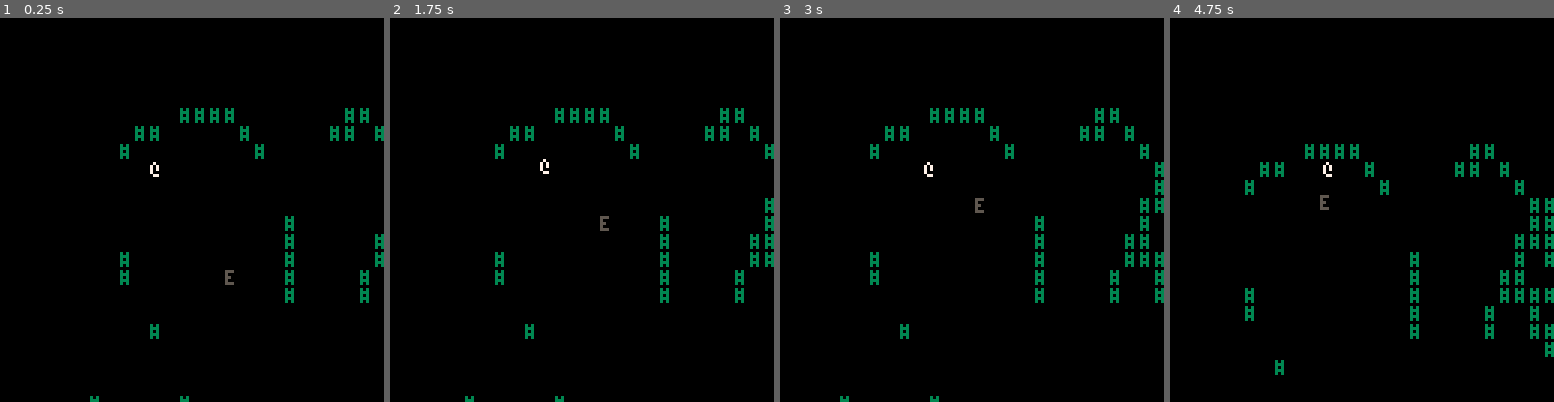
Above: before the commit, frames 1-4 (left to right).
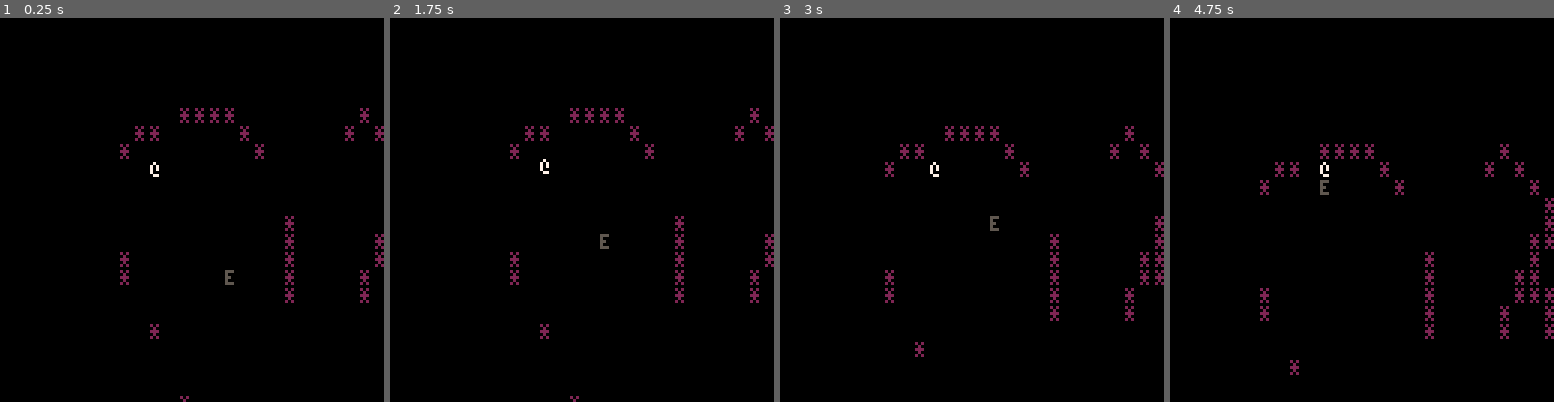
Above: after the commit, the same moments.

Repository: arnodick/castle
Game: PICO-8 cartridge castle.p8
Two runs of this game, one before a commit and one after it. Both use one fixed random seed, a clock stepped at 60 frames per second and the inputs below.
Inputs:
- Up to frame 1 (0.25 s): no input
- Up to frame 2 (1.75 s): tap X (X key) at 0.33, 1.07 s; tap O (Z key) at 0.7, 1.7 s; hold Right from 1.6 s (still down)
- Up to frame 3 (3 s): tap X (X key) at 1.85, 2.97 s; release Right at 2.1 s; tap O (Z key) at 2.1, 2.5, 2.9 s; hold Up 2.15-2.42 s; hold Right from 2.47 s (still down)
- Up to frame 4 (4.75 s): release Right at 3.03 s; hold Left 3.08-3.58 s; tap O (Z key) every 0.4 s from 3.3 to 4.5 s; hold Down 3.63-3.97 s; hold Right 4.02-4.68 s; tap X (X key) at 4.08 s; hold Up from 4.73 s (still down)

The runs differ from the first frame. In frame 1, 2.1% of the frame differs, in the area x 23-100%, y 23-100%; in frame 2, 3.5%; in frame 3, 4.2%; in frame 4, 4.7%, in the area x 19-100%, y 32-93%.

Commit message:
map stuff etc

Diff:
--- a/castle.p8
+++ b/castle.p8
@@ -16,8 +16,11 @@
 	a.c=7
 	add(actortypes,a)
 	a={}
-	a.ch="#"
-	a.c=3
+--	a.ch="#"
+--	a.c=3
+	a.ch="*"
+	a.c=2
+
 	add(actortypes,a)
 	a={}
 	a.ch="e"
@@ -118,6 +121,7 @@
 				t.hit=2
 				moveactor(t,d)
 			else
+				sfx(1)
 				del(actors,t)
 			end
 		end
@@ -132,16 +136,15 @@
 	if a.t==3 then
 		d=follow(a,p)
 	end
-	if a.hit==0 then
-	if moveactor(a,d) then
-		for target in all(actors) do
-			colactor(a,d,target)
-		end
-	end
-	end
 	if a.hit>0 then
 		a.hit-=1
 --		if a.hit==0 then a.shake=0 end
+	else
+		if moveactor(a,d) then
+			for target in all(actors) do
+				colactor(a,d,target)
+			end
+		end
 	end
 end
 
@@ -343,21 +346,21 @@
 0000000000000000000000000000000000000000000000000000000000000000000000000000000000000000000000000000000000000000000000000000000000000000000000000000000000000000000000000000000000000000000000000000000000000000000000000000000000000000000000000000000000000000
 0000000000000000000000000000000000000000000000000000000000000000000000000000000000000000000000000000000000000000000000000000000000000000000000000000000000000000000000000000000000000000000000000000000000000000000000000000000000000000000000000000000000000000
 __map__
-0000000000000000000000000000000000000000000000000000000000000000000000000000000000000000000000000000000000000000000000000000000000000000000000000000000000000000000000000000000000000000000000000000000000000000000000000000000000000202020202020202000202020200
-0000000000000202020200000000000000000200000200000000000000000000000000000000020200000000000000000000000000000000000000000000000002000000000002000000000000000000000000000202000000020000000000000002020000000000000000000002020202020000000000000000000000000002
-0000000202000000000002000000000000000000000000000000000000000000000000000000020000000000000000000000000000000000000000000000000002000000000002000000000000000000000002020000000000020000000000000202000200000000000000000202000000000000000000000000000000000002
-0000020000000000000000020000000000020202020202000000000000000000000002000002020202020202000000000000000002020202020202000000000002000000000000020000000000000000000200000000000000000000000000020000000002000000000000020000000000000000000000000202020200000002
-0000000000000000000000000000000000000000000000020000000000000000000002020202020002000002000000000000000000000000020202020000000000000000020002020202020000000000020000000202020202020200000200000000000000020202020202020000000000000000000202020202020200000002
-0000000000000000000000000000000000000000000000020002020200000000000002020200000202000002000000000000000200020000000000020200020000000000020200000202020000000002000000020200000000020000000000000000000000020200000002000000000000000000000002020200000200000200
-0000000000000000000000000000000000000000000000020200000000000000020000000000000000000202000000000002000000000000000000020202020000000002020000000002000000000200000002000200000000020200020000000000000002020200000002000000000000000000020200000000000200000200
-0000000000000000000000000002000000000000020000000000000202020002000000000202020200020202020002000000000002020200000000020200000000000000020202020202020002020000020000000202020000000202000000000000000002000202000002000000000000000202000000000000000202020000
-0000000000000000000000000002000000000002020200020002020200000000000000000202020000000000020202000000000000000000000000000000000000000002020000020202020000000000020000000000000202020202000000000000000202000002020000000000000002000200000000000000000202020000
-0000020000000000000000000002000000020202020000020002000000000000000000000202000200000000000000000200000000000000020202000000000000000200000000000202000000000000020000000000000202020202000000000000000202020202020200000000000200020202020000000000000202020000
-0000020000000000000300000002000000020202020202020000000000000000000000000202000002000200000000000002000202020202020200000002000000020000000000000202000000000000020200000000000200000002000000000000020000020000020002000000020202000000020202000000020202000000
-0000000000000000000000000002000000000002020202020200000000000000000000000002020202020200000000000000000002000200020202000202000002020000000000000002000000000000000200000002020202020202000000000000020000020202020000020200020202000000000002000000020200000000
-0000000000000000000000000000000000000000000000020202000000000000000000000002000000000200000000000000000000000000000000000000020200000000000000020000000000000000000002000202000200000000000000000000000000000202020202000202000000000000000002020000000000000000
-0000000002000000000000000000000000000000000202020202000000000000000000000200000000000002000000000000000000000000000000000000000000000000000000020202000000000000000000000200020200000000000000000000000000000000000000000000000000000000000000020200000000000000
-0000000000000000000000000000000000000002020202020200000000000000000000020200000000000000000000000000000000000000000000000000000000000000000000000000000000000000000000020002020200000000000000000000000000000000000000000000000000000000000000000202000000000000
+0000000000000000000000000000000000000000000000000000000000000000000000000000000000000000000000000000000000000000000000000000000000000000000000000000000000000000000000000000000000000000000000000000000000000000000000000000000000000000000000000000000000000000
+0000000000000202020200000000000000000200000200000000000000000000000000000000000000000000000000000000000000000000000000000000000000000000000002000000000000000000000000000202000000020000000000000000020000000000000000000000020202020000000000000000000000000000
+0000000202000000000002000000000000000000000000000000000000000000000000000000020000000000000000000000000000000000000000000000000000000000000002000000000000000000000002020000000000020000000000000002000200000000000000000000000000000000000000000000000000000000
+0000020000000000000000020000000000020200000000000000000000000000000000000000020202020202000000000000000002020202020202000000000000000000000000020000000000000000000200000000000000000000000000000000000002000000000000020000000000000000000000000202020200000000
+0000000000000000000000000000000000000200000000000000000000000000000000000000020000000002000000000000000000000000020202020000000000000000020000020202020000000000000000000202020202020200000200000000000000020200020202020000000000000000000202020202020200000000
+0000000000000000000000000000000000000200000000000002020200000000000002000000000202000002000000000000000200020000000000020200020000000000020200000202020000000000000000020200000000020000000000000000000000020200000002000000000000000000000002020200000200000200
+0000000000000000000000000000000000000002000000020200000200000000000000000000000000000200000000000002000000000000000000020202020000000002020000000002000000000200000002000200000000020200020000000000000002020200000002000000000000000000000200000000000200000200
+0000000000000000000000000002000000000000020000000000000202020000000000000200000000000202000000000000000002020200000000020200000000000000020200020202020000000000020000000202020000000202000000000000000002000200000002000000000000000202000000000000000202020000
+0000000000000000000000000002000000000002020200020002020200000000000000000202020000000000020000000000000000000000000000000000000000000002020000020202020000000000020000000000000202020202000000000000000202000002020000000000000000000200000000000000000202020000
+0000020000000000000000000002000000020200000000020202000000000000000002000200000200000000000000000200000000000000020202000000000000000200000000000202000000000000020000000000000202020202000000000000000202020202020200000000000000000202020000000000000202020000
+0000020000000000000300000002000000020200000000020000000000000000000002000200000002000000000000000002000202020202020200000002000000020000000000000202000000000000020200000000000200000002000000000000020000020000000002000000020000000000020202000000020202000000
+0000000000000000000000000002000000000002020200000200000000000000000000000002020202020200000000000000000002000200020202000202000000020000000000000002000000000000000200000002020202020202000000000000020000020202020000020200020200000000000002000000020200000000
+0000000000000000000000000000000000000000000200020002000000000000000000000002000000000200000000000000000000000000000000000000020200000000000000020000000000000000000002000202000200000000000000000000000000000202020202000202000000000000000002020000000000000000
+0000000002000000000000000000000000000000000200000002000000000000000000000200000000000200000000000000000000000000000000000000000000000000000000020202000000000000000000000200020200000000000000000000000000000000000000000000000000000000000000000000000000000000
+0000000000000000000000000000000000000002020202020200000000000000000000000000000000000200000000000000000000000000000000000000000000000000000000000000000000000000000000020002020200000000000000000000000000000000000000000000000000000000000000000202000000000000
 0000000000000000000000000000000000000000000000000000000000000000000000000000000000000000000000000000000000000000000000000000000000000000000000000000000000000000000000000000000000000000000000000000000000000000000000000000000000000000000000000000000000000000
 0000000000000000000000000000000000000000000000000000000000000000000000000000000000000000000000000000000000000000000000000000000000000000000000000000000000000000000000000000000000000000000000000000000000000000000000000000000000000000000000000000000000000000
 0000000000000000000000000000000000000000000000000000000000000000000000000000000000000000000000000000000000000000000000000000000000000000000000000000000000000000000000000000000000000000000000000000000000000000000000000000000000000000000000000000000000000000
Not shown, changed: the sound effects (__sfx__) section of castle.p8
